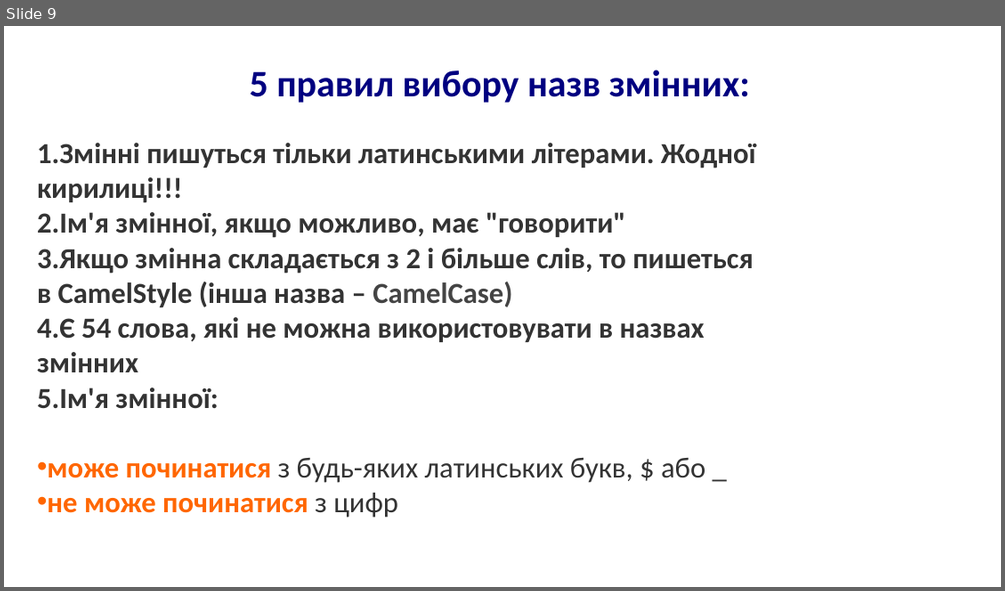
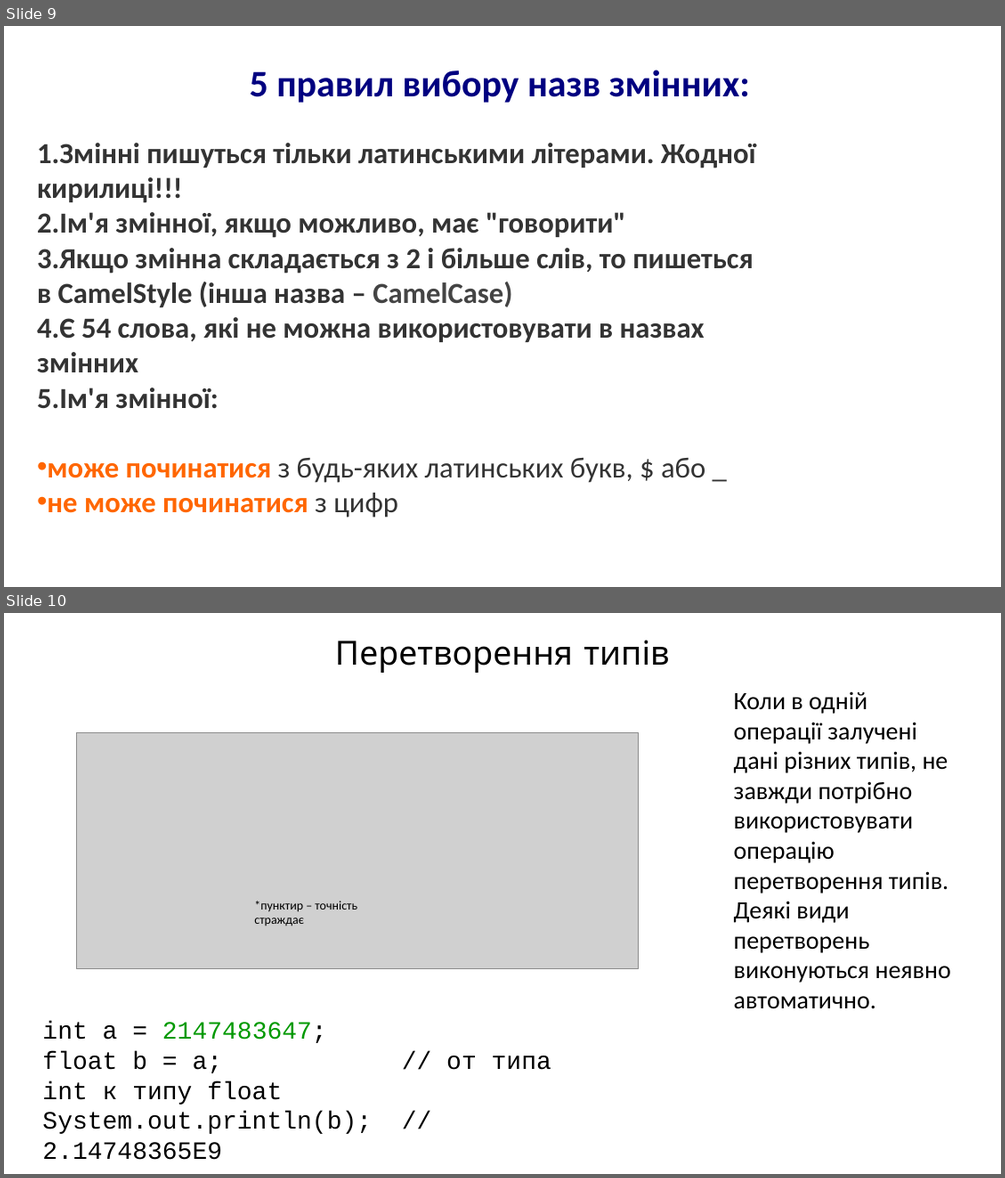
Before and after one commit to arg3ntuum/JavaCourse, a slide deck: Java Урок 1 Змінні.pptx. Shown one above the other, each under a label of ours: slide 9 before the commit, slides 9 and 10 after it. The pictures are 1005x591 and 1005x1178 pixels, drawn with LibreOffice and Linux fonts; fonts in the diff are those of the drawing; grey boxes stand for pictures. Boxes give left, top, right and bottom in pixels: in the first picture for what was removed or moved away, otherwise in the second. Text is boxed around its words. In the diff, an @@ line names an element or a change of style, - is before the commit and + after.

```diff
--- a/Java Урок 1 Змінні.pptx
+++ b/Java Урок 1 Змінні.pptx
@@ slide 10 added at [4, 613, 1001, 1174], background #FFFFFF @@
@@ text added at [335, 640, 669, 673], 32 pt, text #000000 @@
+Перетворення типів
@@ text added at [734, 692, 951, 1009], 24 pt, text #000000 @@
+Коли в одній операції залучені дані різних типів, не завжди потрібно використовувати операцію перетворення типів. Деякі види перетворень виконуються неявно автоматично.
@@ picture added at [77, 732, 638, 969] @@
@@ text added at [254, 900, 357, 926], 12 pt, text #000000 @@
+*пунктир – точність страждає
@@ text added at [42, 1022, 372, 1159], 24 pt, text #000000 @@
+int a = 2147483647;
+float b = a; // от типа int к типу float
+System.out.println(b); // 2.14748365E9
```
Also in this commit, not shown: 2 other slides added, 1 other file.
